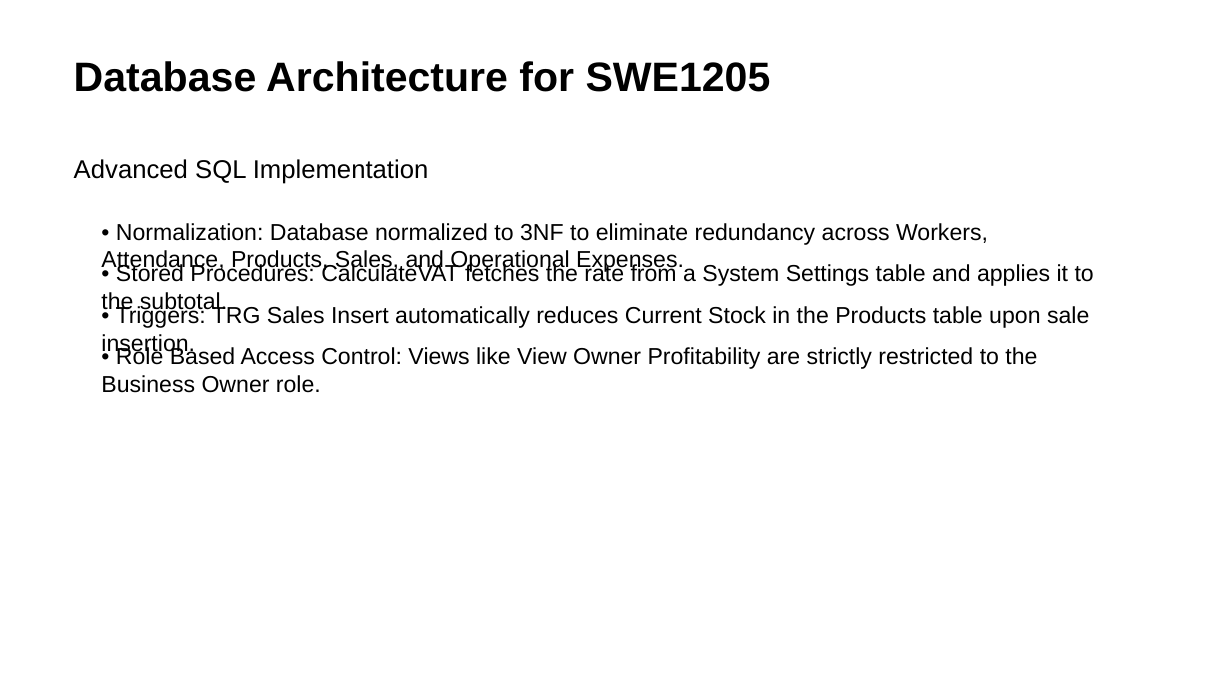
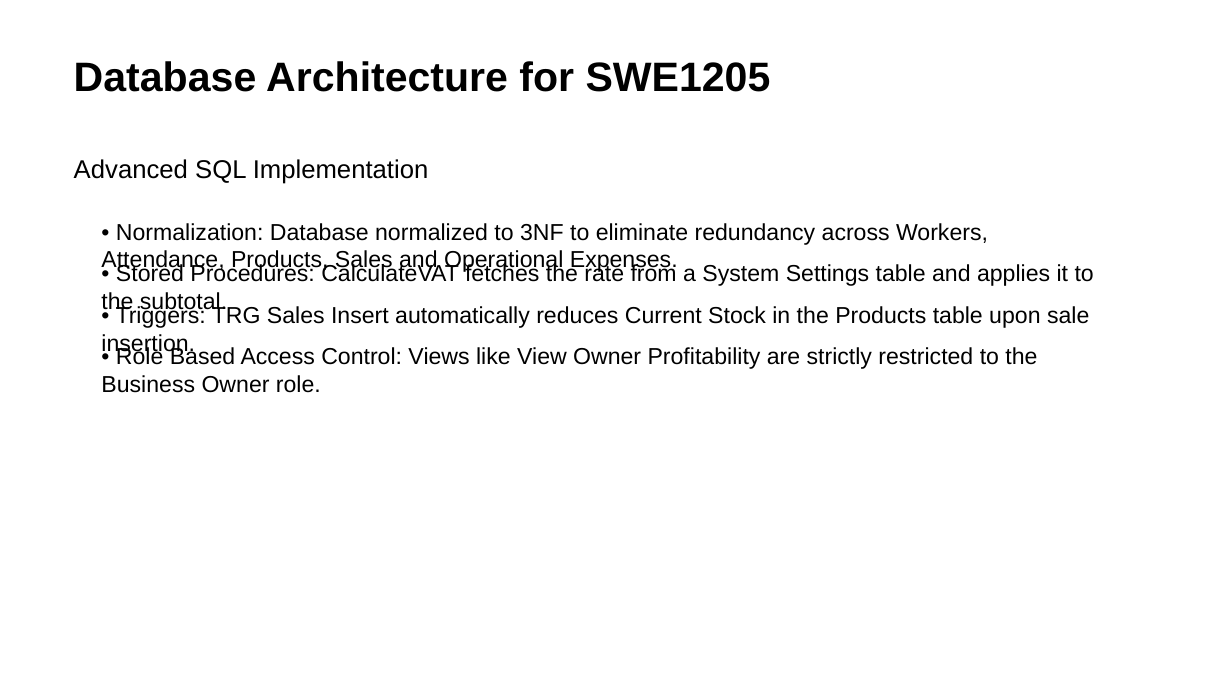
Before and after one commit to mugmarp/requirements-engineering-project-exercise, a slide deck: slide 8 of project_deliverables/PhaseFinal_Grand-Project-Presentation.pptx. Drawn at 1232x693 pixels with LibreOffice and Linux fonts; fonts in the diff are those of the drawing. Boxes give left, top, right and bottom in pixels: in the first picture for what was removed or moved away, otherwise in the second. Text is boxed around its words. In the diff, an @@ line names an element or a change of style, - is before the commit and + after.

```diff
--- a/project_deliverables/PhaseFinal_Grand-Project-Presentation.pptx
+++ b/project_deliverables/PhaseFinal_Grand-Project-Presentation.pptx
@@ text at (101, 223, 988, 273): text changed @@
-• Normalization: Database normalized to 3NF to eliminate redundancy across Workers, Attendance, Products, Sales, and Operational Expenses.
+• Normalization: Database normalized to 3NF to eliminate redundancy across Workers, Attendance, Products, Sales and Operational Expenses.
```
Also in this commit, not shown: 4 other slides changed, 6 other files.
